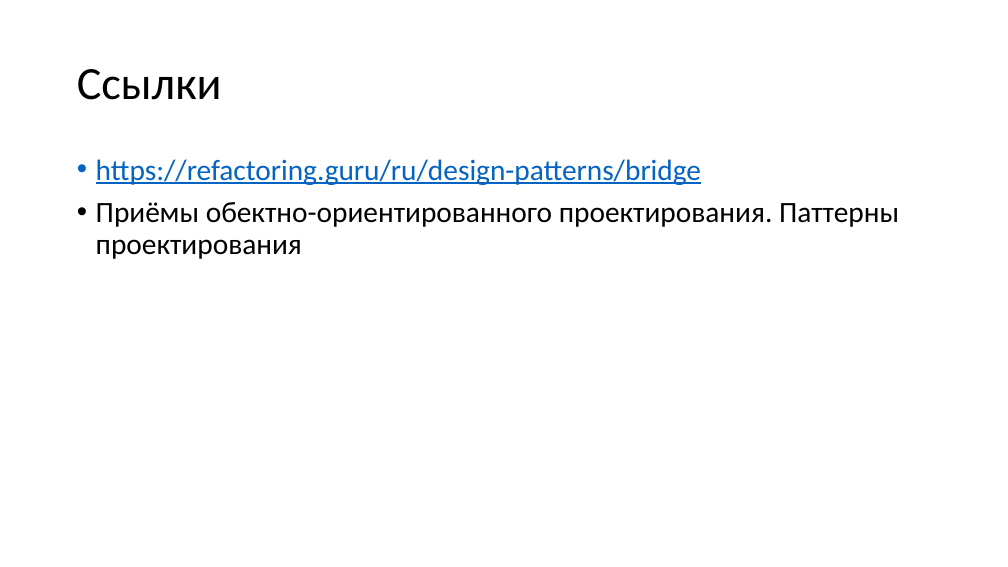
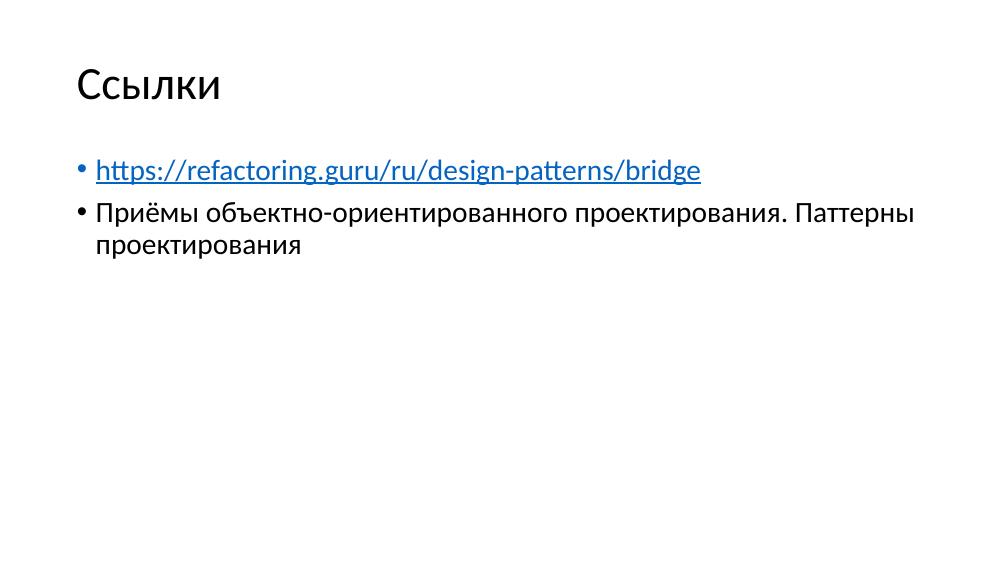
Before and after one commit to alexey-malov/ood, a slide deck: slide 21 of lectures/19.bridge/bridge.pptx. Drawn at 1008x567 pixels with LibreOffice and Linux fonts; fonts in the diff are those of the drawing. Boxes give left, top, right and bottom in pixels: in the first picture for what was removed or moved away, otherwise in the second. Text is boxed around its words. In the diff, an @@ line names an element or a change of style, - is before the commit and + after.

```diff
--- a/lectures/19.bridge/bridge.pptx
+++ b/lectures/19.bridge/bridge.pptx
@@ text at [96, 202, 915, 259]: text changed @@
-• Приёмы обектно-ориентированного проектирования. Паттерны проектирования
+• Приёмы объектно-ориентированного проектирования. Паттерны проектирования
```
Also in this commit, not shown: 2 other slides changed, 2 other files.
